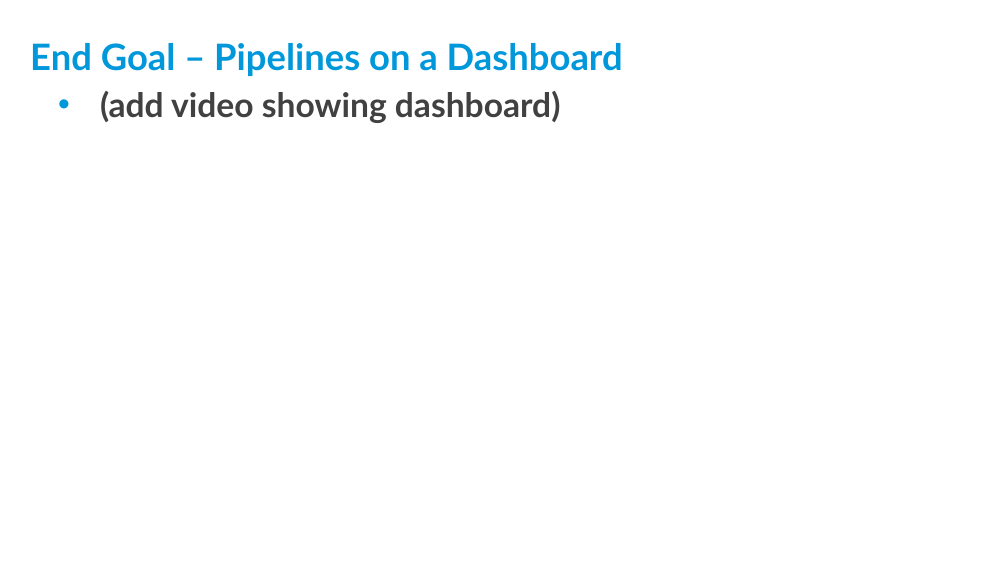
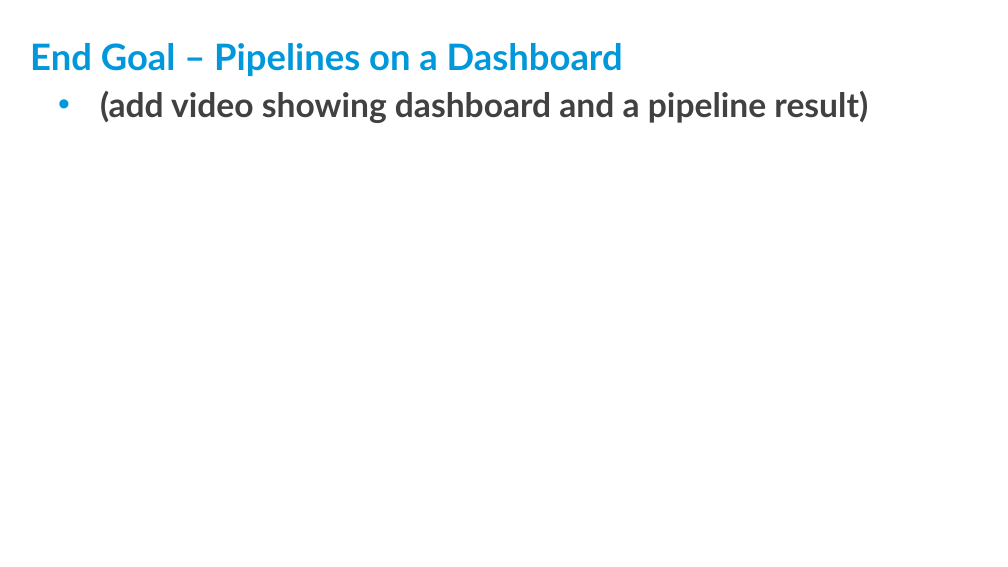
Before and after one commit to threexc/yocto-tekton, a slide deck: slide 14 of yddtalk/YP_DevDay_k8s_tekton.odp (slide 13 before the commit). Drawn at 1008x567 pixels with LibreOffice and Linux fonts; fonts in the diff are those of the drawing; background and template pictures are left out. Boxes give left, top, right and bottom in pixels: in the first picture for what was removed or moved away, otherwise in the second. Text is boxed around its words. In the diff, an @@ line names an element or a change of style, - is before the commit and + after.

```diff
--- a/yddtalk/YP_DevDay_k8s_tekton.odp
+++ b/yddtalk/YP_DevDay_k8s_tekton.odp
@@ text at [100, 91, 868, 123]: text changed @@
-• (add video showing dashboard)
+• (add video showing dashboard and a pipeline result)
```
Also in this commit, not shown: 11 other slides changed, 2 slides added.
